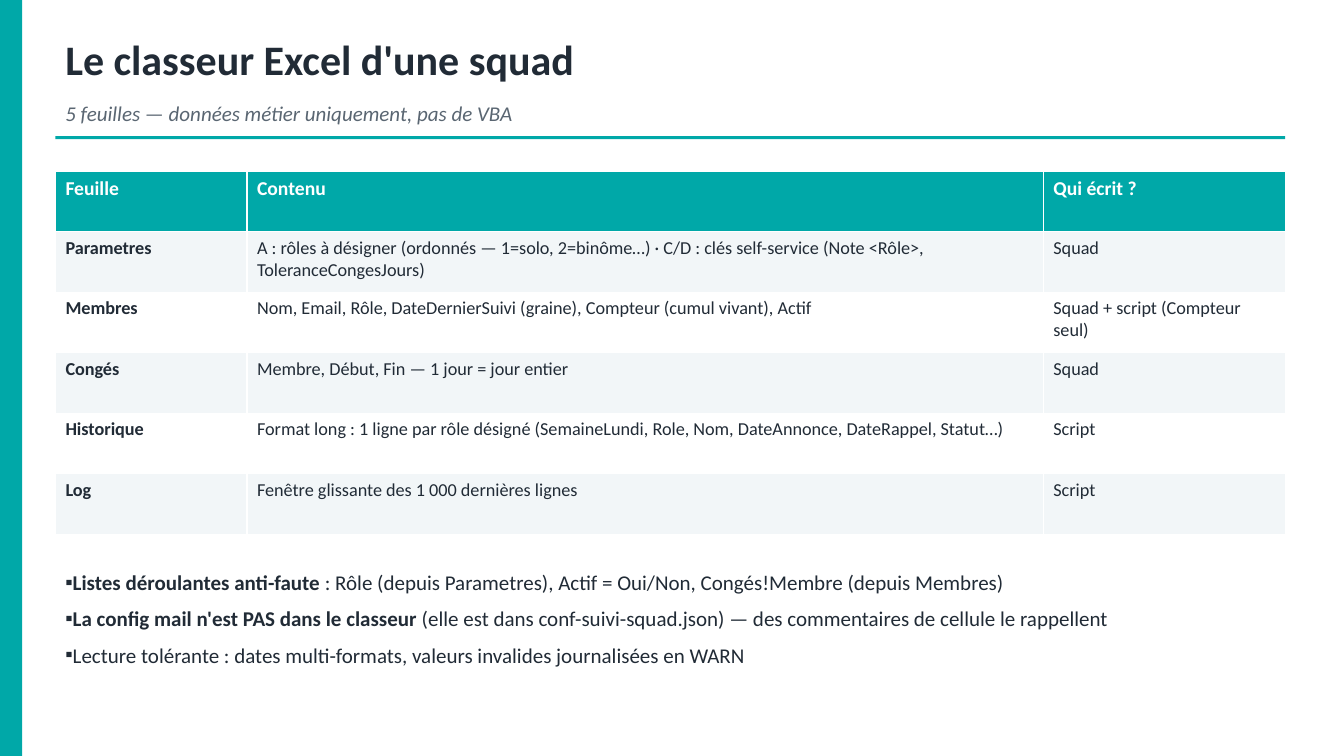
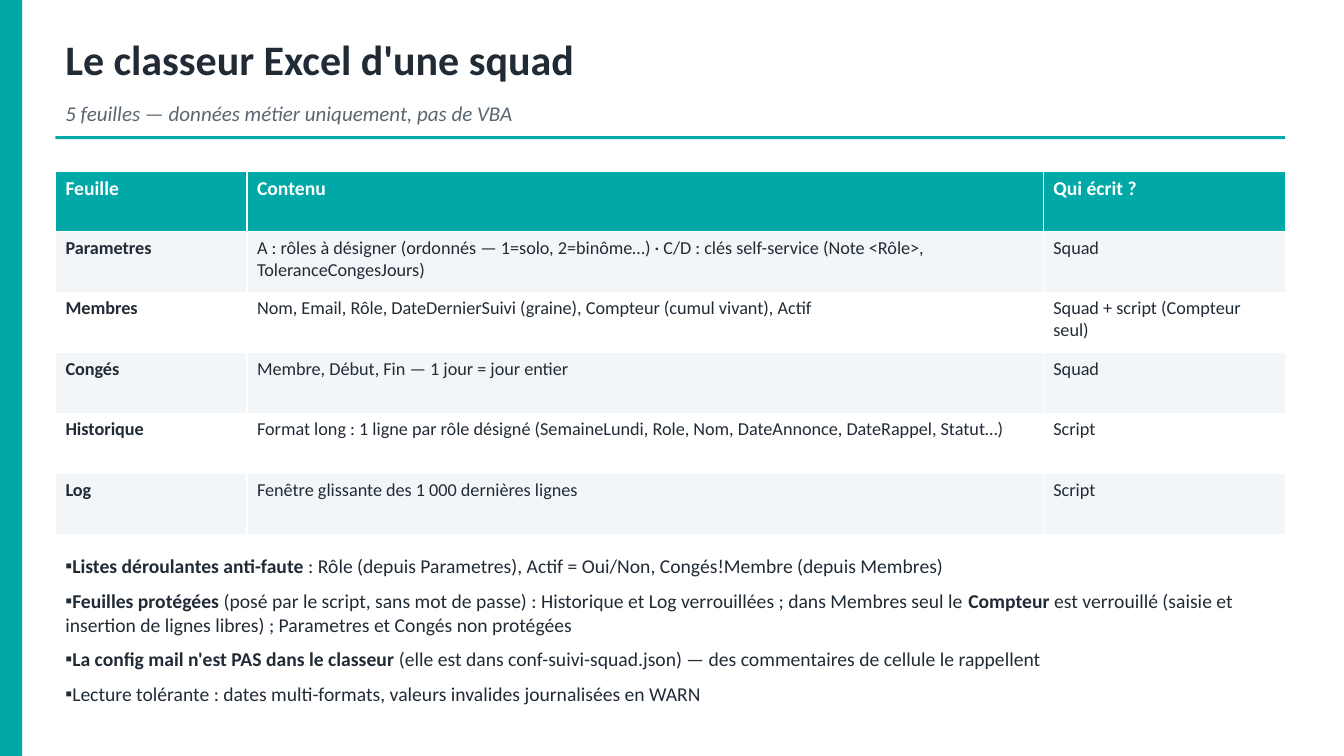
Before and after one commit to lucasyessad/mon_env, a slide deck: slide 6 of docs/Presentation-Suivi-Exploitation.pptx. Drawn at 1344x756 pixels with LibreOffice and Linux fonts; fonts in the diff are those of the drawing. Boxes give left, top, right and bottom in pixels: in the first picture for what was removed or moved away, otherwise in the second. Text is boxed around its words. In the diff, an @@ line names an element or a change of style, - is before the commit and + after.

```diff
--- a/docs/Presentation-Suivi-Exploitation.pptx
+++ b/docs/Presentation-Suivi-Exploitation.pptx
@@ text "Listes déroulantes anti-faute : Rôle ..." moved from (x1=73, y1=575, x2=1107, y2=667) to (x1=65, y1=559, x2=1232, y2=705) @@
@@ text at (x1=72, y1=559, x2=1041, y2=705): size 15 to 14 pt in "Listes déroulantes anti-faute : Rôle (depuis Parametres), ...", "La config mail n'est PAS dans le ...", "Lecture tolérante : dates multi-formats, valeurs invalides ..." @@
@@ text at (x1=65, y1=594, x2=1232, y2=636): paragraph added @@
+▪ Feuilles protégées (posé par le script, sans mot de passe) : Historique et Log verrouillées ; dans Membres seul le Compteur est verrouillé (saisie et insertion de lignes libres) ; Parametres et Congés non protégées
```
Also in this commit, not shown: 6 other files.
